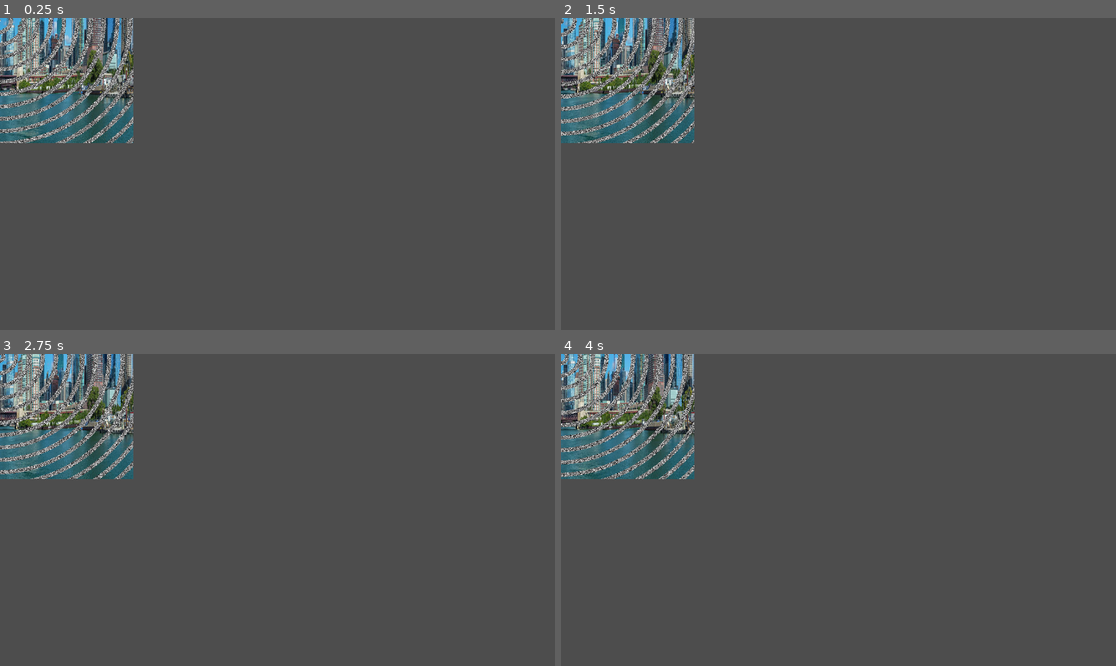
Above: before the commit, frames 1-4 (two rows, left to right).
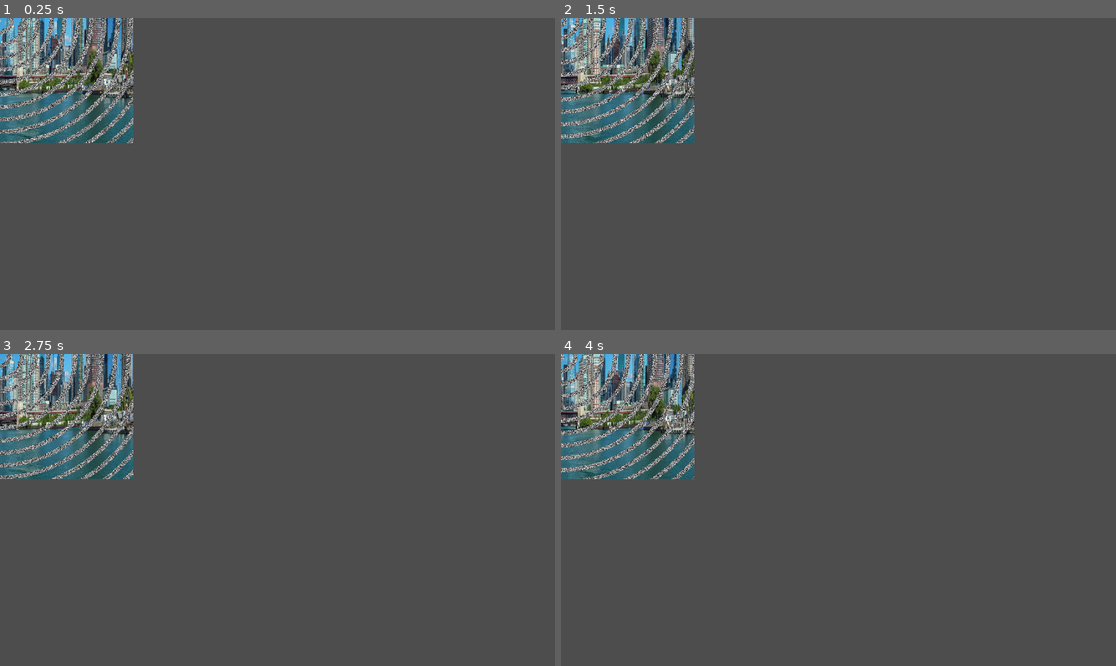
Above: after the commit, the same moments.

Repository: Spizzy1/shader_test
Game: Godot game, scene res://Test.tscn
Two runs of this game, one before a commit and one after it. Both use one fixed random seed, a clock stepped at 60 frames per second and the inputs below.
Inputs:
- Up to frame 1 (0.25 s): no input
- Up to frame 2 (1.5 s): no input
- Up to frame 3 (2.75 s): no input
- Up to frame 4 (4 s): no input

The runs differ from the first frame. In frame 1, 1.0% of the frame differs, in the area x 0-25%, y 0-41%; in frame 2, 4.6%; in frame 3, 6.1%; in frame 4, 6.1%.

Commit message:
funny customizability

Diff:
--- a/Test.tscn
+++ b/Test.tscn
@@ -10,7 +10,7 @@
 shader_parameter/spirals = 126.3
 shader_parameter/threshold = 0.6
 shader_parameter/compensation = 0.705
-shader_parameter/time_scale = 4.0
+shader_parameter/time_scale = 3.0
 shader_parameter/x_time_scale = 1.0
 shader_parameter/y_time_scale = 1.0
 
